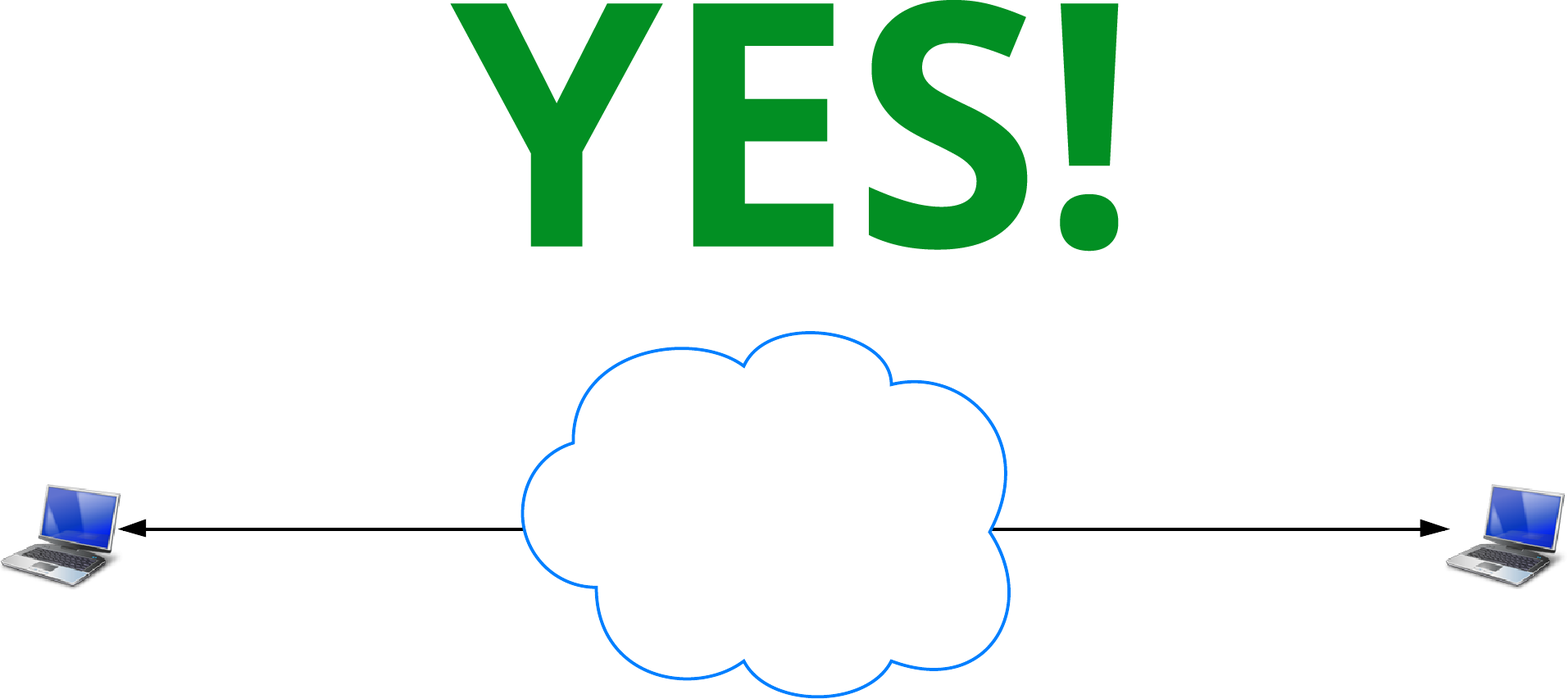
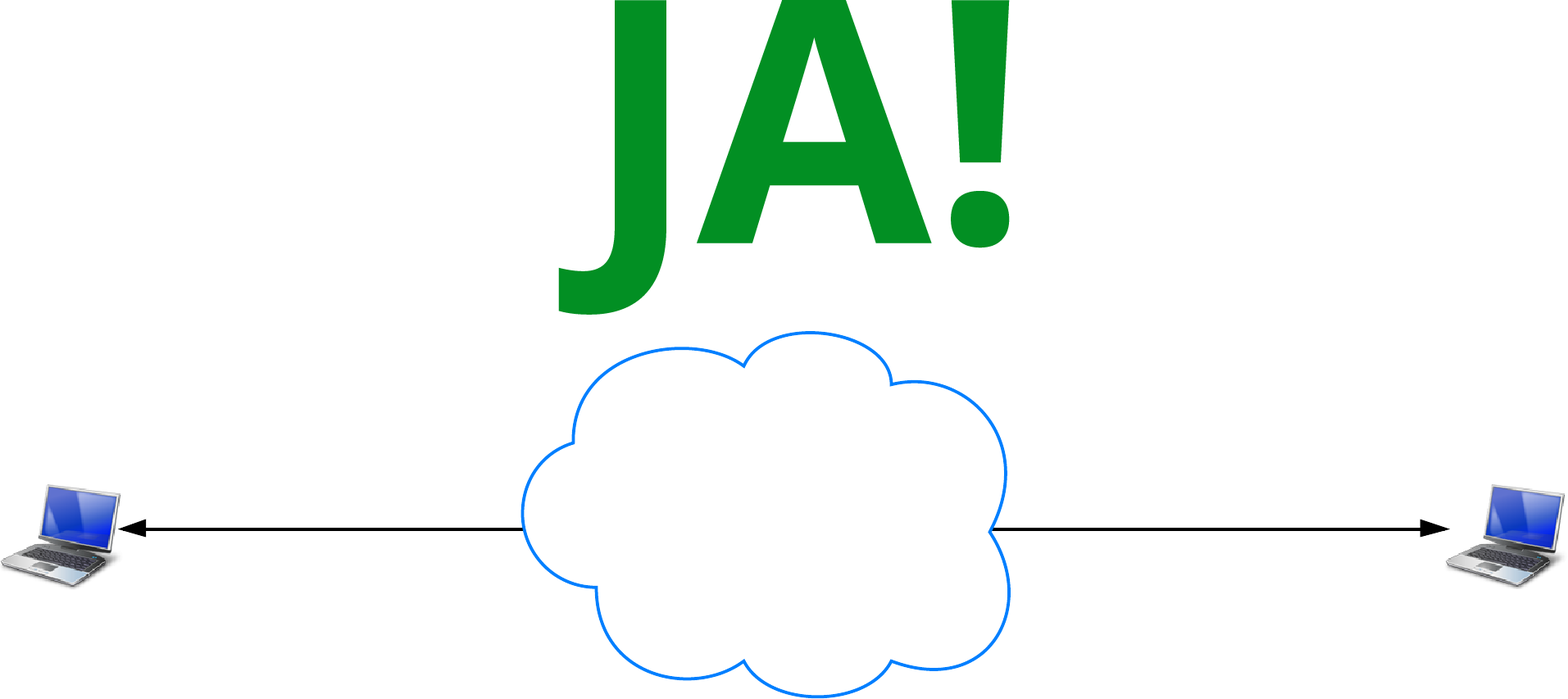
Revision of a layered w=1568, h=699 image; what changed, layer by layer:
renamed "YES!" to "JA!", painted on it over (x1=449, y1=0, x2=1119, y2=315)
